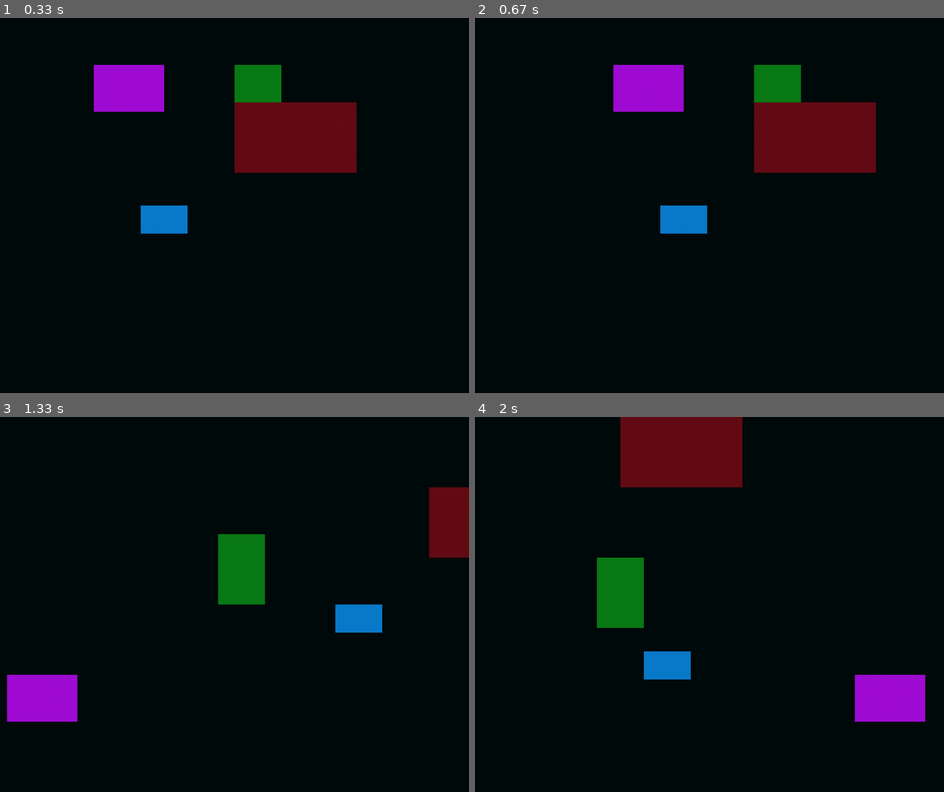
Above: before the commit, frames 1-4 (two rows, left to right).
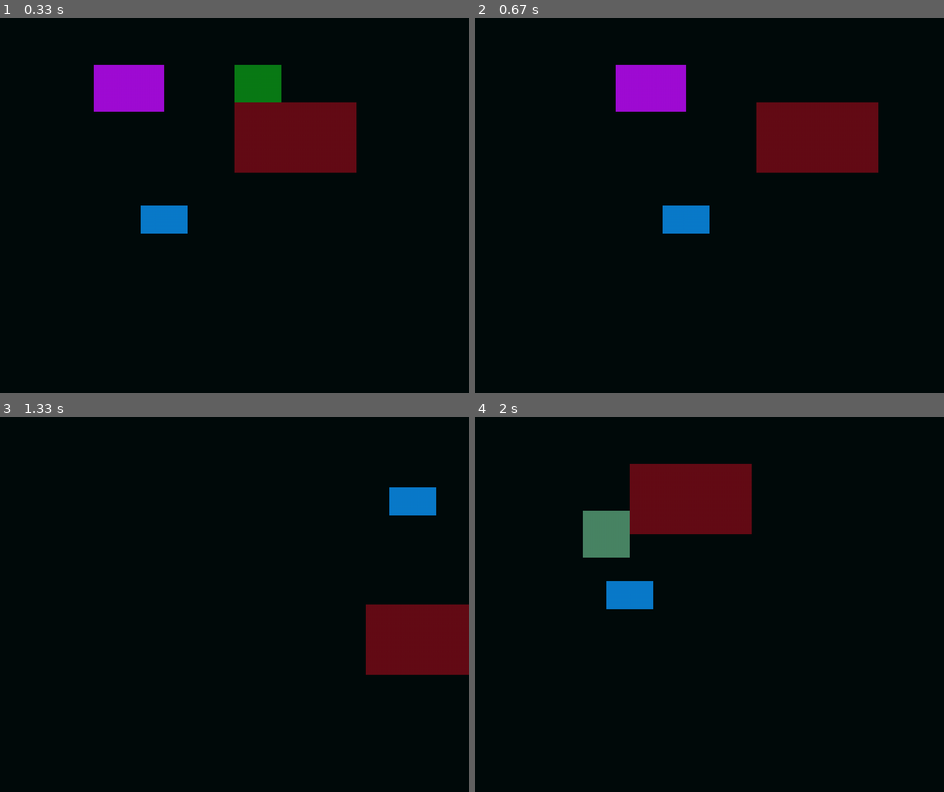
Above: after the commit, the same moments.

Repository: Aradpython/pygame-foundation
Game: pygame game, started from tests/test.py
Two runs of this game, one before a commit and one after it. Both use one fixed random seed, a clock stepped at 60 frames per second and the inputs below.
Inputs:
- Up to frame 1 (0.33 s): no input
- Up to frame 2 (0.67 s): hold - from 0.33 s (still down); hold D from 0.33 s (still down)
- Up to frame 3 (1.33 s): release - at 0.8 s; release D at 0.8 s; hold D 0.83-1.3 s; tap Space at 0.9, 1.2 s; tap - at 0.98 s
- Up to frame 4 (2 s): hold W 1.33-1.63 s; tap Space at 1.4, 1.73 s; tap = at 1.48 s; hold D from 1.67 s (still down)

Frame 1 is identical in both runs. In frame 2, 1.4% of the frame differs, in the area x 29-86%, y 12-58%; in frame 3, 11%; in frame 4, 13%, in the area x 23-96%, y 0-82%.

Commit message:
Release v0.1.3

Diff:
--- a/pyproject.toml
+++ b/pyproject.toml
@@ -4,7 +4,7 @@
 
 [project]
 name = "pygame-foundation"
-version = "0.1.2"
+version = "0.1.3"
 description = "A modern wrapper around Pygame."
 readme = "README.md"
 requires-python = ">=3.10"
--- a/src/pygame_foundation/__init__.py
+++ b/src/pygame_foundation/__init__.py
@@ -3,5 +3,17 @@
 from .core import *
 from .input import *
 
-__all__ = ['Game', 'Entity', 'World', 'debug_and_log', 'BLACK', 'WHITE', 'GREEN', 'UPDATE_EVERY_FRAME']
+__all__ = [
+    'Game',
+    'Entity',
+    'World',
+    'debug_and_log',
+    'BLACK',
+    'WHITE',
+    'GREEN',
+    'UPDATE_EVERY_FRAME',
+    'InputType',
+    'InputBinding',
+    'InputManager',
+]
 __version__ = "0.1.1"
--- a/src/pygame_foundation/core/__init__.py
+++ b/src/pygame_foundation/core/__init__.py
@@ -6,5 +6,4 @@
 from .game import Game
 from .world import World
 from .entity import Entity
-from pygame_foundation.utils.debug import debug_and_log
 from .constants import *
--- a/src/pygame_foundation/core/game.py
+++ b/src/pygame_foundation/core/game.py
@@ -24,13 +24,11 @@
 
         self.input_manager = InputManager()
 
-    def update(self, dt):
+    def update(self, dt, events):
         ''' Update the Game '''
-        self.input_manager.update(pygame.event.get())
+        self.input_manager.update(events)
 
         self.world.update(dt)
-
-        pygame.display.update()
 
     def draw(self):
         ''' Draw and blit Objects to the screen '''
@@ -45,12 +43,17 @@
         self.running = True
         while self.running:
             dt = self.clock.tick(self.fps) / 1000.0
-            for event in pygame.event.get():
+
+            events = pygame.event.get()
+            for event in events:
                 if event.type == pygame.QUIT:
                     self.running = False
 
             self.surface.fill((0, 12, 12))
+
+            self.update(dt, events)
+
             self.draw()
 
-            self.update(dt)
+            pygame.display.update()
         pygame.quit()
--- a/src/pygame_foundation/core/world.py
+++ b/src/pygame_foundation/core/world.py
@@ -9,18 +9,10 @@
 
     def __init__(self):
         super().__init__()
-        print(colored('Info:', 'blue'), 'The Message above is normal even when no obj is added to the world')
-
         self._layers = {}
         self._priorities = {}
         self._tags = {}
 
-    @debug_and_log(
-        {
-            'success':'Succussfully added obj/objs to World',
-            'error':'World Obj Addition Error'
-        }
-    )
     def add(self, *sprites: pygame.sprite.Sprite) -> None:
         super().add(*sprites)
 
@@ -31,12 +23,6 @@
         self._update_priorities(*sprites)
         self._update_tags(*sprites)
 
-    @debug_and_log(
-        {
-            'success':'Succussfully removed obj/objs from World',
-            'error':'World Obj Removal Error'
-        }
-    )
     def remove(self, *sprites):
         super().remove(*sprites)
 
--- a/src/pygame_foundation/input/__init__.py
+++ b/src/pygame_foundation/input/__init__.py
@@ -1,4 +1,4 @@
 '''
 The Input Module. Used for the management of keyboard inputs
 '''
-from pygame_foundation.input.manager import InputManager, InputBinding
+from pygame_foundation.input.manager import InputManager, InputBinding, InputType
--- a/src/pygame_foundation/input/manager.py
+++ b/src/pygame_foundation/input/manager.py
@@ -1,11 +1,19 @@
 from pygame_foundation.utils.debug import debug_and_log
+from enum import Enum
 import pygame
 
+
+class InputType(Enum):
+    PRESSED = 1
+    RELEASED = 2
+    HELD = 3
+
 class InputBinding:
-    def __init__(self, key, func):
+    def __init__(self, key, func, type:InputType):
         ''' A class to store Input data '''
         self.key = key
         self.func = func
+        self.type = type
 
     def __call__(self, *args, **kwds):
         self.func()
@@ -13,21 +21,54 @@
 class InputManager:
     def __init__(self):
         ''' A Manager for Keyboard Inputs '''
-        self.inputs = {}
+        self.inputs = []
+        self._pressed = []
+        self._released = []
+        self._held = []
 
-    def add_input_pdown(self, name, key, func):
+    @debug_and_log({
+        'success':'Succussfully Bound Key',
+        'error':'Key Binding Error',
+    })
+    def bind_key_pressed(self, key, func):
         ''' Add a listener for when the key is pressed down. '''
-        _input = InputBinding(key, func)
-        if name in self.inputs:
-            self.inputs[name].append(_input)
-            return
+        input_binding = InputBinding(key, func, InputType.PRESSED)
+        self.inputs.append(input_binding)
+        self._pressed.append(input_binding)
 
-        self.inputs[name] =[_input]
+    @debug_and_log({
+        'success':'Succussfully Bound Key',
+        'error':'Key Binding Error',
+    })
+    def bind_key_release(self, key, func):
+        ''' Add a listener for when the key is released. '''
+        input_binding = InputBinding(key, func, InputType.RELEASED)
+        self.inputs.append(input_binding)
+        self._released.append(input_binding)
 
+    @debug_and_log({
+        'success':'Succussfully Bound Key',
+        'error':'Key Binding Error',
+    })
+    def bind_key_held(self, key, func):
+        ''' Add a listener for when the key is held down. '''
+        input_binding = InputBinding(key, func, InputType.HELD)
+        self.inputs.append(input_binding)
+        self._held.append(input_binding)
 
     def update(self, events):
         keys = pygame.key.get_pressed()
-        for name in self.inputs:
-            for _input in self.inputs[name]:
-                if keys[_input.key]:
-                    _input()
+        for event in events:
+            for input_binding in self._pressed:
+                if input_binding.type == InputType.PRESSED and event.type == pygame.KEYDOWN:
+                    if event.key == input_binding.key:
+                        input_binding()
+
+            for input_binding in self._released:
+                if input_binding.type == InputType.RELEASED and event.type == pygame.KEYUP:
+                    if event.key == input_binding.key:
+                        input_binding()
+
+        for input_binding in self._held:
+            if input_binding.type == InputType.HELD and keys[input_binding.key]:
+                input_binding()
--- a/tests/test.py
+++ b/tests/test.py
@@ -12,41 +12,47 @@
 e4 = Entity(300, 400, size=(100, 60), color=(10, 123, 203), layer=0, tags=set(['player', 'stupid']), name='Player 2')
 
 def move_up():
-    e1.y -= 5
-    e2.y -= 5
-    e3.y -= 5
-    e4.y -= 5
+    for entity in world.sprites():
+        entity.y -= 5
 
 def move_down():
-    e1.y += 5
-    e2.y += 5
-    e3.y += 5
-    e4.y += 5
+    for entity in world.sprites():
+        entity.y += 5
 
 def move_right():
-    e1.x += 5
-    e2.x += 5
-    e3.x += 5
-    e4.x += 5
+    for entity in world.sprites():
+        entity.x += 5
 
 def move_left():
-    e1.x -= 5
-    e2.x -= 5
-    e3.x -= 5
-    e4.x -= 5
+    for entity in world.sprites():
+        entity.x -= 5
 
-def go_breserk():
-    e1.coordinates = (random.randint(0, 18)*50, random.randint(0, 13)*50)
-    e2.coordinates = (random.randint(0, 18)*50, random.randint(0, 13)*50)
-    e3.coordinates = (random.randint(0, 18)*50, random.randint(0, 13)*50)
-    e4.coordinates = (random.randint(0, 18)*50, random.randint(0, 13)*50)
+def go_berserk():
+    for entity in world.sprites():
+        entity.coordinates = (random.randint(0, 18)*50, random.randint(0, 13)*50)
+
+def add_entity():
+    x, y = (random.randint(0, 18)*50, random.randint(0, 13)*50)
+    size = (random.randint(1, 3)*50, random.randint(1, 3)*50)
+    color = (random.randint(0, 255), random.randint(0, 255), random.randint(0, 255),)
+    entity = Entity(x, y, size=size, color=color, )
+    world.add(entity)
+
+def remove_entity():
+    if not world.sprites():
+        for i in range(1):
+            add_entity()
+    entity = random.choice(world.sprites())
+    world.remove(entity)
 
 world.add(e4, e2, e3, e1)
-input_manager.add_input_pdown('Up', pygame.K_w, move_up)
-input_manager.add_input_pdown('Right', pygame.K_d, move_right)
-input_manager.add_input_pdown('Down', pygame.K_s, move_down)
-input_manager.add_input_pdown('Left', pygame.K_a, move_left)
-input_manager.add_input_pdown('breserk', pygame.K_SPACE, go_breserk)
+input_manager.bind_key_held(pygame.K_w, move_up)
+input_manager.bind_key_held(pygame.K_d, move_right)
+input_manager.bind_key_held(pygame.K_s, move_down)
+input_manager.bind_key_held(pygame.K_a, move_left)
+input_manager.bind_key_pressed(pygame.K_SPACE, go_berserk)
+input_manager.bind_key_release(pygame.K_EQUALS, add_entity)
+input_manager.bind_key_pressed(pygame.K_MINUS, remove_entity)
 
 if __name__ == '__main__':
     game.run()
Not shown, changed: README.md
